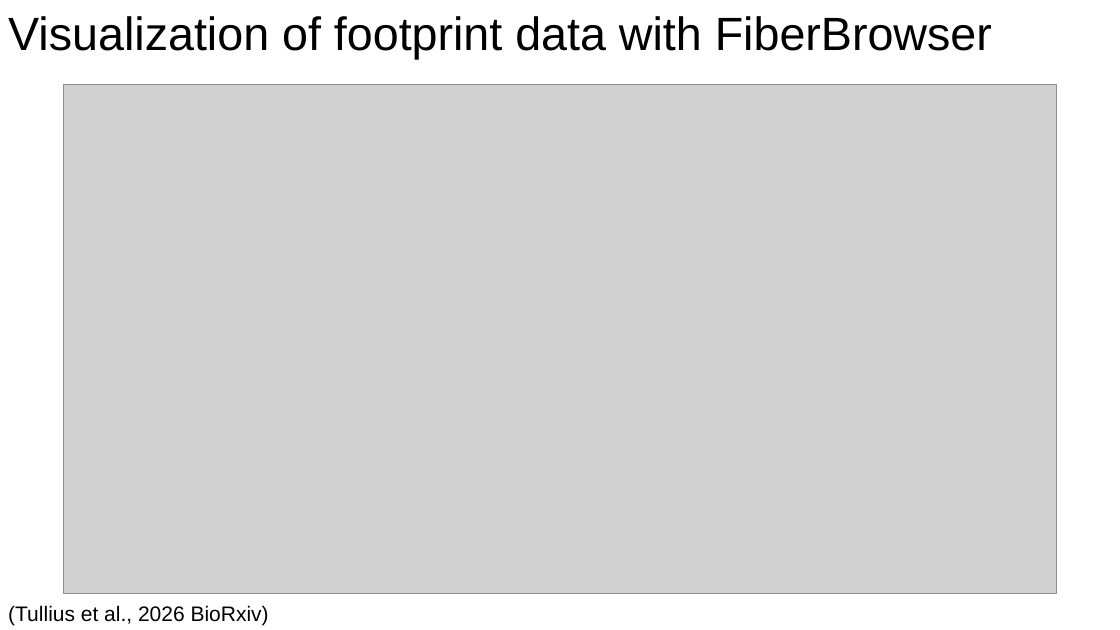
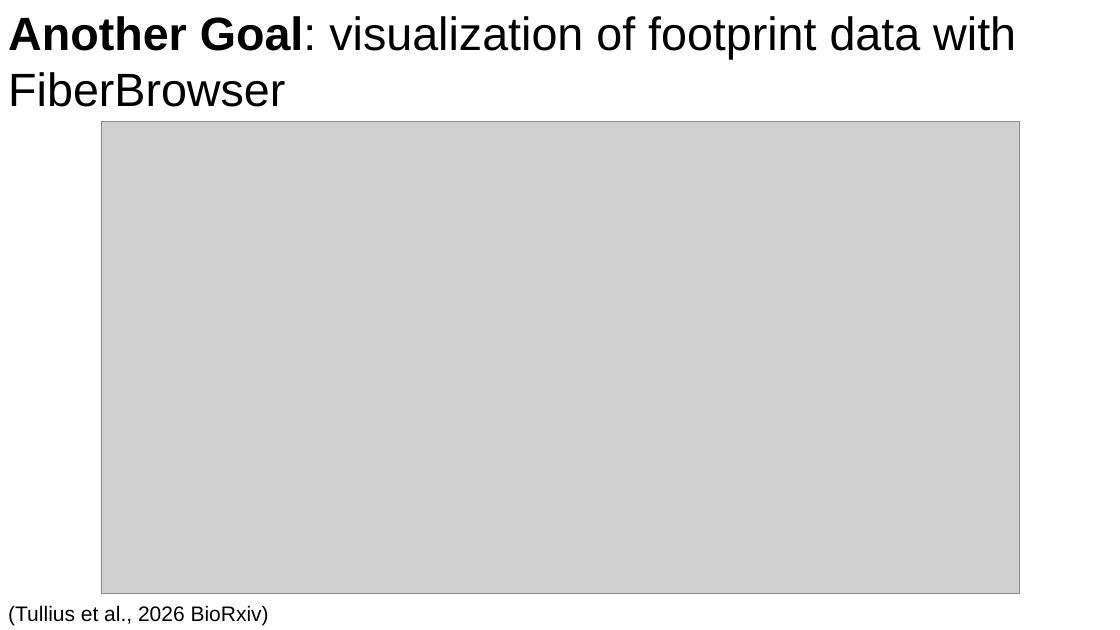
Before and after one commit to christylaflamme/fiber-seq-workshop, a slide deck: slide 15 of slides/LaFlamme_fiber-seq_CSHL_workshop_slide_deck.pptx. Drawn at 1120x630 pixels with LibreOffice and Linux fonts; fonts in the diff are those of the drawing; grey boxes stand for pictures. Boxes give left, top, right and bottom in pixels: in the first picture for what was removed or moved away, otherwise in the second. Text is boxed around its words. In the diff, an @@ line names an element or a change of style, - is before the commit and + after.

```diff
--- a/slides/LaFlamme_fiber-seq_CSHL_workshop_slide_deck.pptx
+++ b/slides/LaFlamme_fiber-seq_CSHL_workshop_slide_deck.pptx
@@ text at (8, 16, 1016, 107): text changed @@
-Visualization of footprint data with FiberBrowser
+Another Goal: visualization of footprint data with FiberBrowser
@@ picture: place and size @@
-picture at (64, 84, 1056, 594)
+picture at (101, 122, 1019, 593)
```
Also in this commit, not shown: 4 other slides changed, 1 slide added, 1 slide removed.
